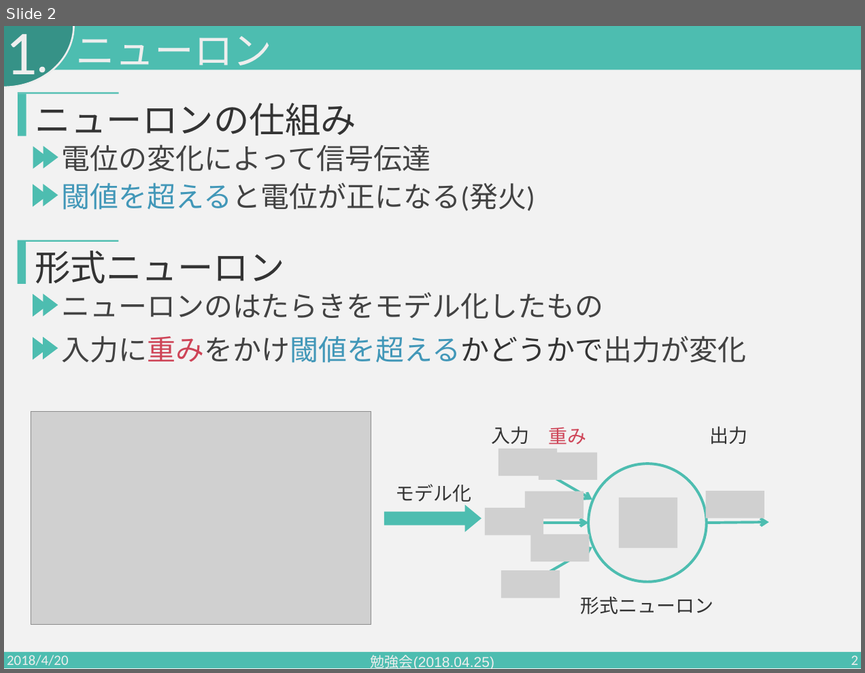
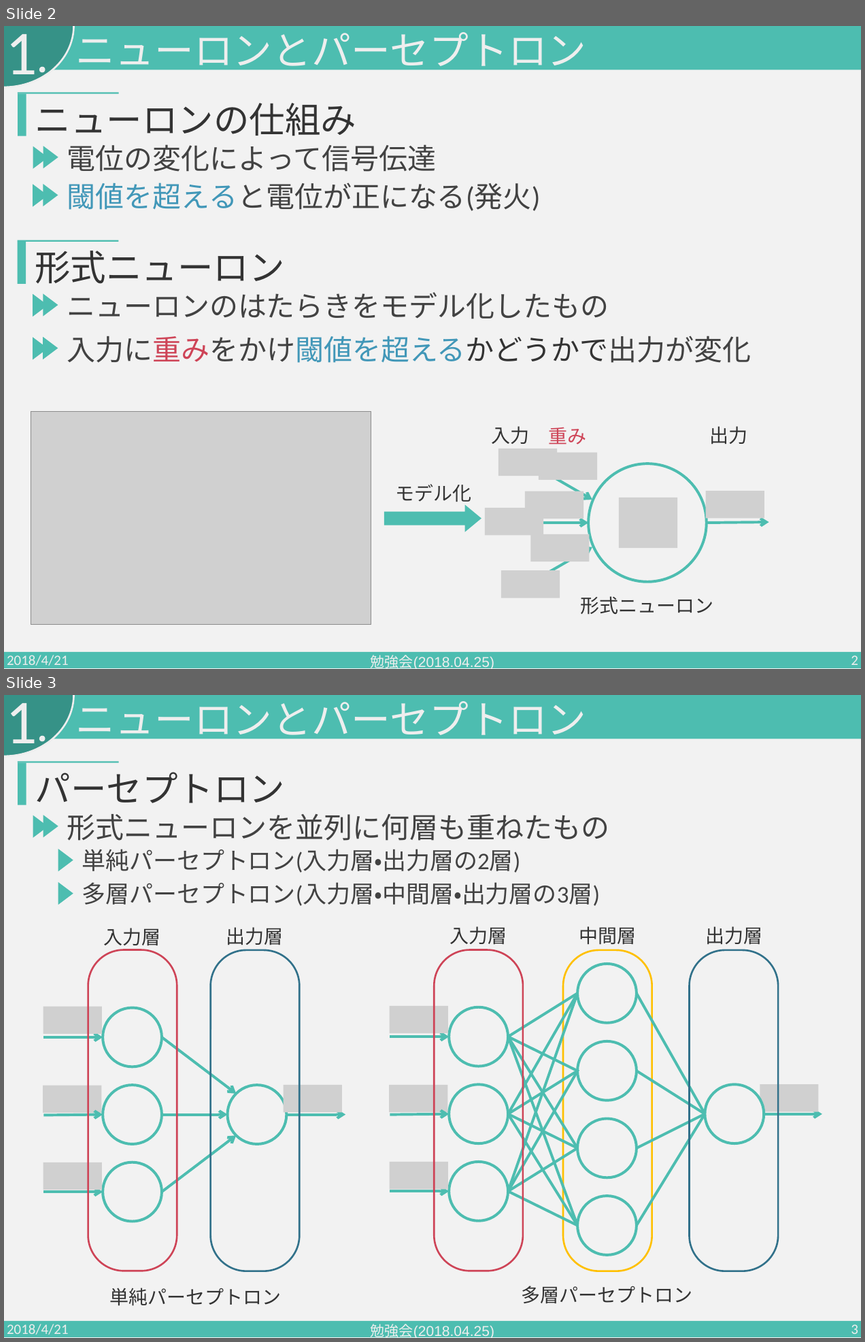
Before and after one commit to PajamaDrive/lab-study, a slide deck: 勉強会2018.04.25.pptx. Shown one above the other, each under a label of ours: slide 2 before the commit, slides 2 and 3 after it. The pictures are 865x673 and 865x1342 pixels, drawn with LibreOffice and Linux fonts; fonts in the diff are those of the drawing; grey boxes stand for pictures. Boxes give left, top, right and bottom in pixels: in the first picture for what was removed or moved away, otherwise in the second. Text is boxed around its words. In the diff, an @@ line names an element or a change of style, - is before the commit and + after.

```diff
--- a/勉強会2018.04.25.pptx
+++ b/勉強会2018.04.25.pptx
@@ slide 3 added at box(4, 695, 861, 1338), background #F2F2F2; not listed: 4 template elements that a slide beside it also shows @@
@@ text added at box(6, 703, 37, 758), 105 pt, text #EEEEEE @@
+1
@@ text added at box(76, 701, 587, 745), 66 pt, text #EEEEEE @@
+ニューロンとパーセプトロン
@@ rectangle added at box(18, 763, 26, 805), fill #4DBDB0 @@
@@ rectangle added at box(18, 762, 119, 763), fill #4DBDB0 @@
@@ text added at box(35, 772, 286, 803), 60 pt, text #333333 @@
+パーセプトロン
@@ triangle added at box(33, 815, 48, 838), fill #4DBDB0 @@
@@ triangle added at box(43, 815, 58, 837), fill #4DBDB0 @@
@@ text added at box(67, 814, 610, 841), 48 pt, text #424242 @@
+形式ニューロンを並列に何層も重ねたもの
@@ triangle added at box(58, 849, 73, 872), fill #4DBDB0 @@
@@ text added at box(82, 849, 520, 872), 40 pt, text #424242 @@
+単純パーセプトロン(入力層・出力層の2層)
@@ triangle added at box(58, 882, 73, 904), fill #4DBDB0 @@
@@ text added at box(82, 882, 600, 906), 40 pt, text #424242 @@
+多層パーセプトロン(入力層・中間層・出力層の3層)
@@ group added at box(43, 926, 822, 1306): 16 lines, 12 ellipses, 11 arrows, 8 pictures, 7 texts, 5 rounded rectangles @@
+単純パーセプトロン
+入力層
+出力層
+多層パーセプトロン
+入力層
+中間層
+出力層
@@ text added at box(7, 1323, 69, 1338), 24 pt, text #EEEEEE @@
+2018/4/21
@@ text added at box(371, 1323, 494, 1338), 24 pt, text #EEEEEE @@
+勉強会(2018.04.25)
@@ page number added at box(851, 1324, 858, 1338), 24 pt, text #EEEEEE @@
+3
@@ slide 2 changed as well @@
@@ text at box(76, 32, 587, 76): text changed @@
-ニューロン
+ニューロンとパーセプトロン
@@ text "電位の変化によって信号伝達": place and size @@
-text "電位の変化によって信号伝達" at box(62, 144, 431, 172)
+text "電位の変化によって信号伝達" at box(67, 144, 436, 172)
@@ 3 texts: place and size @@
-3 texts at box(62, 182, 747, 363)
+3 texts at box(67, 182, 751, 363)
@@ text at box(7, 654, 69, 669): text changed @@
-2018/4/20
+2018/4/21
```
Also in this commit, not shown: 3 other slides changed, 6 other slides added.
